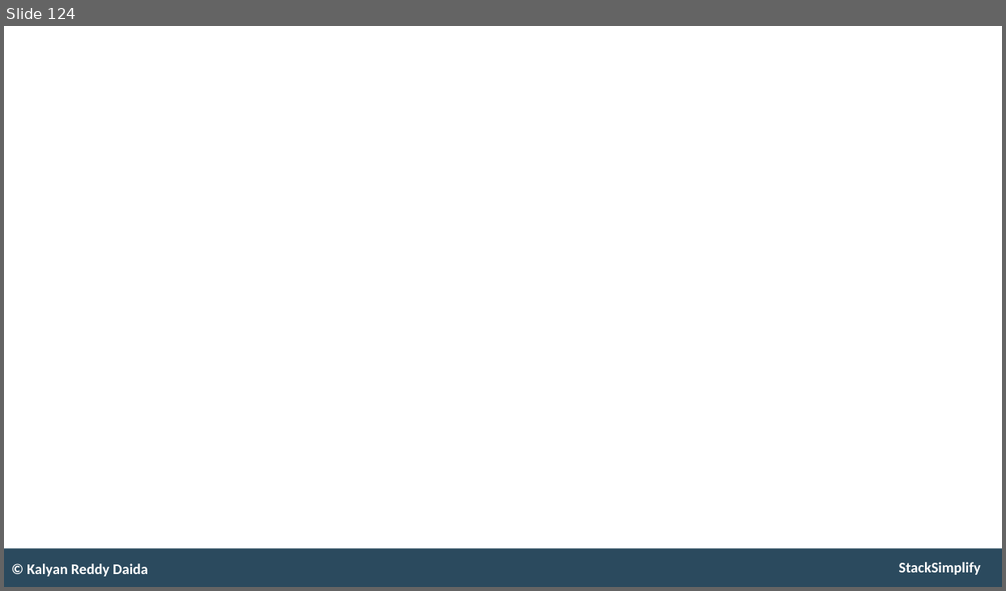
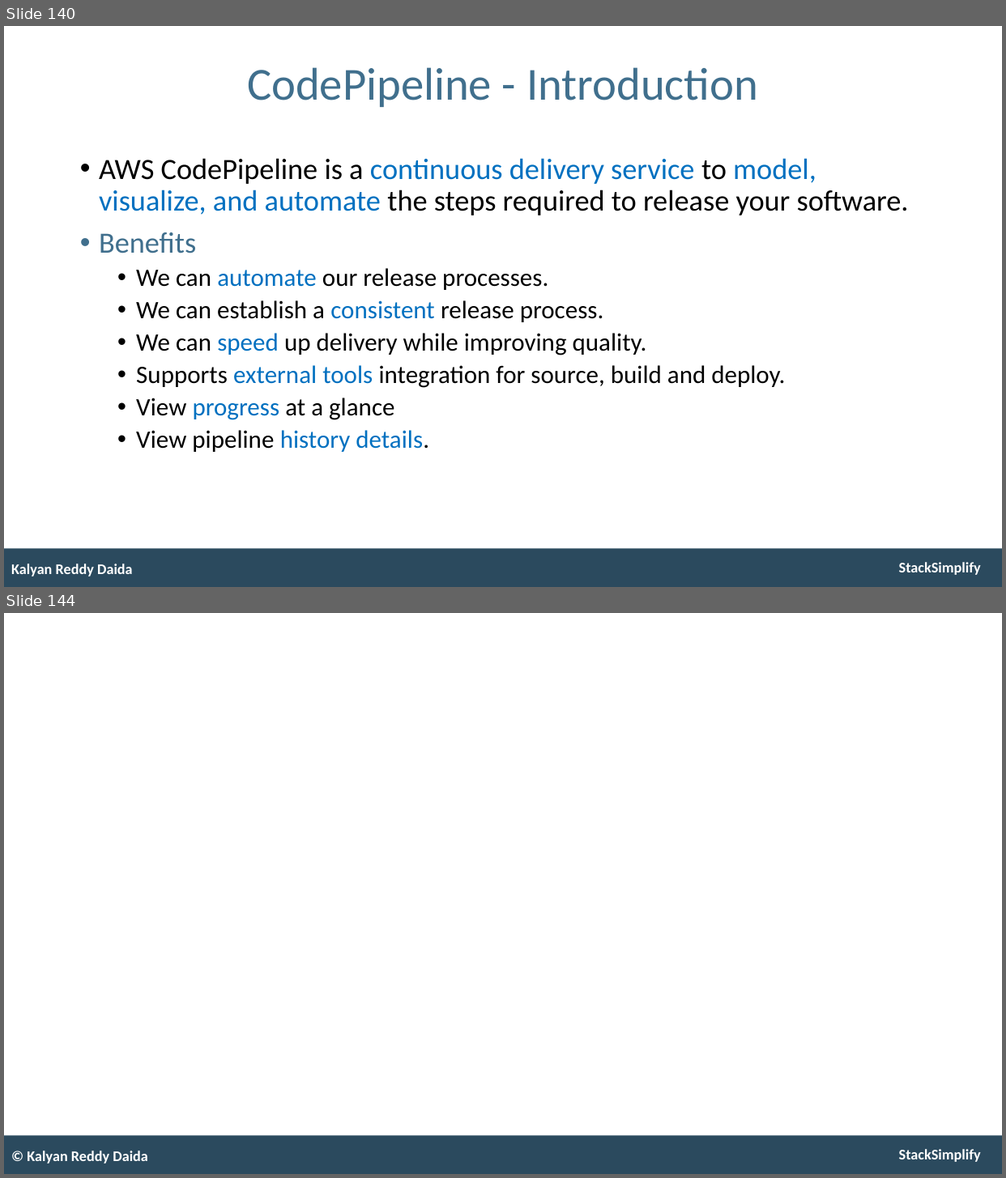
Before and after one commit to talvionyx/aws-eks-kubernetes-masterclass, a slide deck: presentation/AWS-Fargate-and-EKS-Masterclass.pptx. Shown one above the other, each under a label of ours: slide 124 before the commit, slides 140 and 144 after it; the slides between them are not shown. The pictures are 1006x591 and 1006x1178 pixels, drawn with LibreOffice and Linux fonts; fonts in the diff are those of the drawing. Boxes give left, top, right and bottom in pixels: in the first picture for what was removed or moved away, otherwise in the second. Text is boxed around its words. In the diff, an @@ line names an element or a change of style, - is before the commit and + after.

```diff
--- a/presentation/AWS-Fargate-and-EKS-Masterclass.pptx
+++ b/presentation/AWS-Fargate-and-EKS-Masterclass.pptx
@@ slide 140 added at box(4, 26, 1002, 587), background #FFFFFF; not listed: 2 template elements that a slide beside it also shows @@
@@ title added at box(247, 67, 758, 107), 53 pt, text #406F8D @@
+CodePipeline - Introduction
@@ text added at box(99, 158, 909, 452), 29 pt, text #000000 @@
+• AWS CodePipeline is a continuous delivery service to model, visualize, and automate the steps required to release your software.
+• Benefits
+  • We can automate our release processes.
+  • We can establish a consistent release process.
+  • We can speed up delivery while improving quality.
+  • Supports external tools integration for source, build and deploy.
+  • View progress at a glance
+  • View pipeline history details.
@@ text added at box(11, 564, 133, 577), 17 pt, text #FFFFFF, bold @@
+Kalyan Reddy Daida
@@ what was slide 124 is now slide 144 @@
```
Also in this commit, not shown: 1 slide changed, 19 other slides added, 1 other file.
